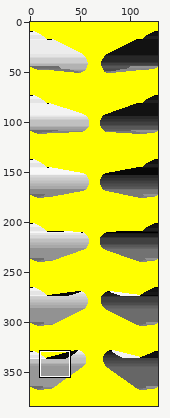
Sprite sheet -- convert/flippers.gif. Above: a wide view before the commit, with the close-up outlined.
Close-up. Before:
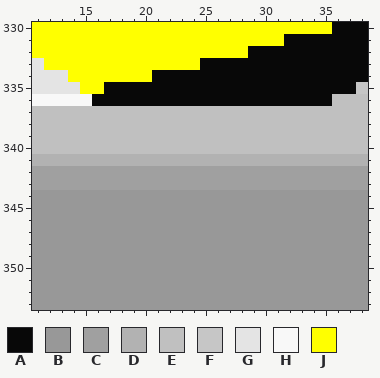
The file is 128x384 pixels. Colours within 5 levels of each other are drawn and written as one. Shown: x 11..38, y 330..353. The commit also changed other parts of the picture, which this record leaves out.
Palette (. is transparent): A #080808  B #989898  C #a0a0a0  D #b2b2b2  E #c0c0c0  F #c6c6c6  G #e4e4e4  H #f8f8f8  J #ffff00
Pixels before, first column x 11:
330 JJJJJJJJJJJJJJJJJJJJJJJJJAAA
331 JJJJJJJJJJJJJJJJJJJJJAAAAAAA
332 JJJJJJJJJJJJJJJJJJAAAAAAAAAA
333 GJJJJJJJJJJJJJAAAAAAAAAAAAAA
334 GGGJJJJJJJAAAAAAAAAAAAAAAAAA
335 GGGGJJAAAAAAAAAAAAAAAAAAAAAF
336 HHHHHAAAAAAAAAAAAAAAAAAAAEEE
337 EEEEEEEEEEEEEEEEEEEEEEEEEEEE
338 EEEEEEEEEEEEEEEEEEEEEEEEEEEE
339 EEEEEEEEEEEEEEEEEEEEEEEEEEEE
340 EEEEEEEEEEEEEEEEEEEEEEEEEEEE
341 DDDDDDDDDDDDDDDDDDDDDDDDDDDD
342 CCCCCCCCCCCCCCCCCCCCCCCCCCCC
343 CCCCCCCCCCCCCCCCCCCCCCCCCCCC
344 BBBBBBBBBBBBBBBBBBBBBBBBBBBB
345 BBBBBBBBBBBBBBBBBBBBBBBBBBBB
346 BBBBBBBBBBBBBBBBBBBBBBBBBBBB
347 BBBBBBBBBBBBBBBBBBBBBBBBBBBB
348 BBBBBBBBBBBBBBBBBBBBBBBBBBBB
349 BBBBBBBBBBBBBBBBBBBBBBBBBBBB
350 BBBBBBBBBBBBBBBBBBBBBBBBBBBB
351 BBBBBBBBBBBBBBBBBBBBBBBBBBBB
352 BBBBBBBBBBBBBBBBBBBBBBBBBBBB
353 BBBBBBBBBBBBBBBBBBBBBBBBBBBB
Now the later version:
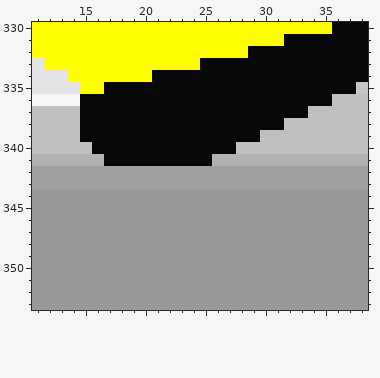
From old to new:
Changed rows in their new state; - is an unchanged pixel.
first column x 15:
336 A------------------
337 AAAAAAAAAAAAAAAAAAA
338 AAAAAAAAAAAAAAAAA--
339 AAAAAAAAAAAAAAA----
340 -AAAAAAAAAAAA------
341 --AAAAAAAAA--------
